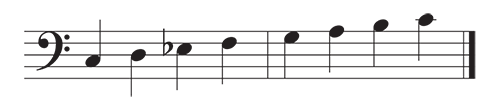
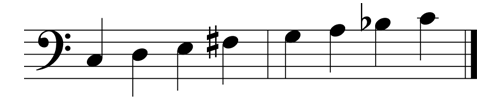
Layered file, before and after one edit (w=500, h=110). Changes by layer:
added layer "c-lydian-dominant" above "c-locrian" over [24, 3, 477, 97]
hid "C melodic minor" over [24, 13, 476, 97]
